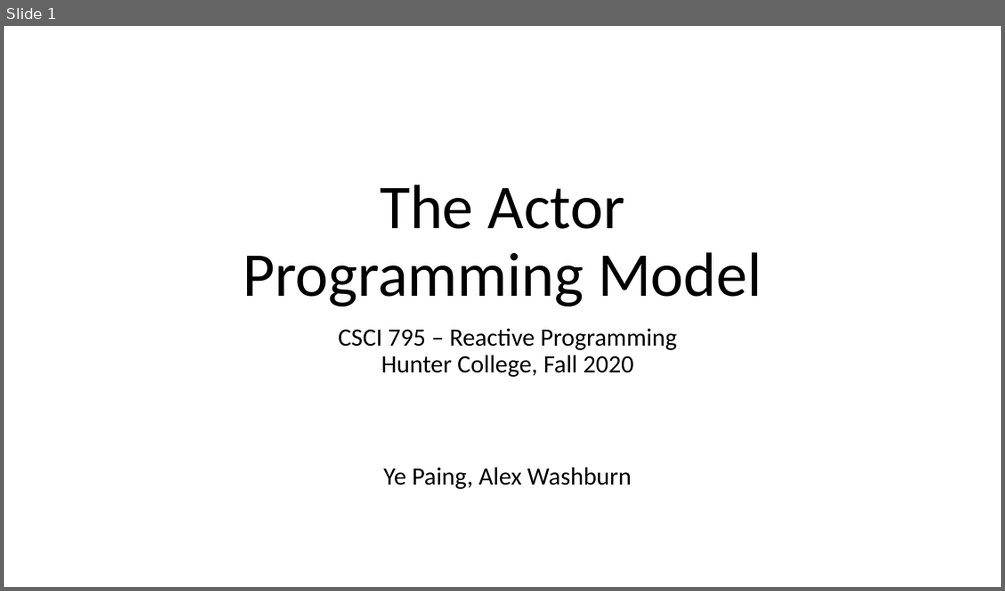
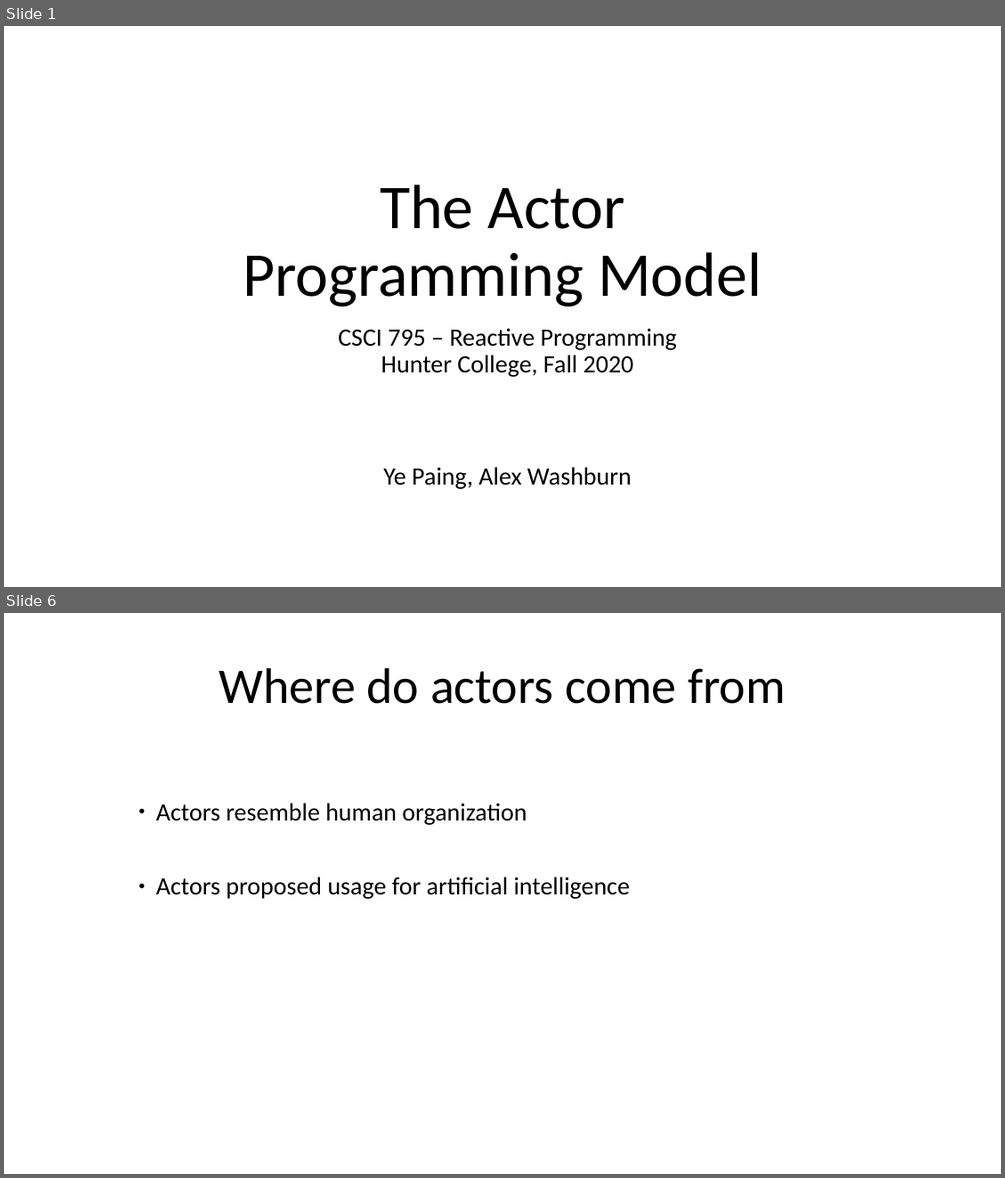
Before and after one commit to CSCI-49380-79526-Reactive-Programming/CSCI795_ReactiveProg_Project_Twitter_Stream_Scoring, a slide deck: CSCI795_FA20_Presentation_Paing_Washburn.pptx. Shown one above the other, each under a label of ours: slide 1 before the commit, slides 1 and 6 after it; the slides between them are not shown. The pictures are 1005x591 and 1005x1178 pixels, drawn with LibreOffice and Linux fonts; fonts in the diff are those of the drawing. Boxes give left, top, right and bottom in pixels: in the first picture for what was removed or moved away, otherwise in the second. Text is boxed around its words. In the diff, an @@ line names an element or a change of style, - is before the commit and + after.

```diff
--- a/CSCI795_FA20_Presentation_Paing_Washburn.pptx
+++ b/CSCI795_FA20_Presentation_Paing_Washburn.pptx
@@ slide 6 added at (x1=4, y1=613, x2=1001, y2=1174), background #FFFFFF @@
@@ text added at (x1=218, y1=668, x2=785, y2=704), 48 pt, text #000000 @@
+Where do actors come from
@@ text added at (x1=156, y1=803, x2=630, y2=899), 24 pt, text #000000 @@
+● Actors resemble human organization
+● Actors proposed usage for artificial intelligence
```
Also in this commit, not shown: 6 other slides added.
